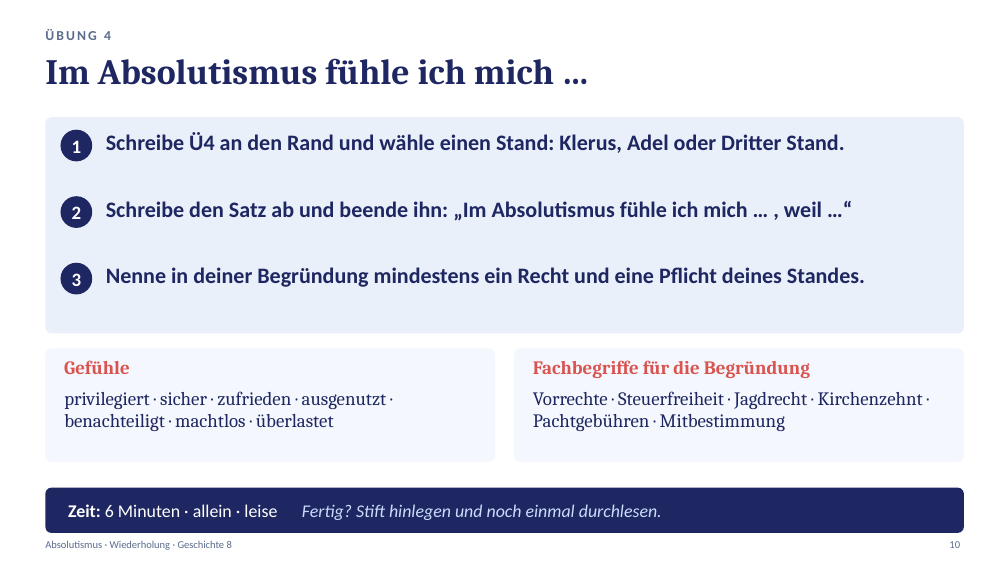
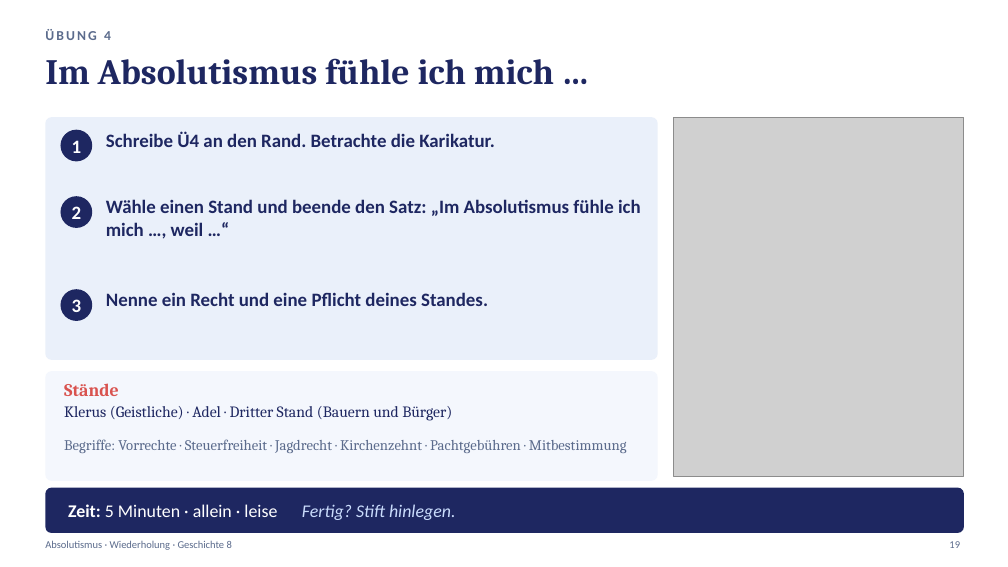
Before and after one commit to golzkonstantin-gif/Schule, a slide deck: slide 19 of Geschichte_8/Absolutismus_Wiederholung/Praesentation_Absolutismus_Wiederholung.pptx (slide 10 before the commit). Drawn at 1008x567 pixels with LibreOffice and Linux fonts; fonts in the diff are those of the drawing; grey boxes stand for pictures. Boxes give left, top, right and bottom in pixels: in the first picture for what was removed or moved away, otherwise in the second. Text is boxed around its words. In the diff, an @@ line names an element or a change of style, - is before the commit and + after.

```diff
--- a/Geschichte_8/Absolutismus_Wiederholung/Praesentation_Absolutismus_Wiederholung.pptx
+++ b/Geschichte_8/Absolutismus_Wiederholung/Praesentation_Absolutismus_Wiederholung.pptx
@@ rounded rectangle: place and size @@
-rounded rectangle at (45,117,964,333)
+rounded rectangle at (45,117,658,360)
@@ rounded rectangle at (45,117,658,360): proportions changed @@
@@ picture added at (674,117,964,476) @@
@@ text at (106,131,495,147): text changed; size 21 to 18 pt @@
-Schreibe Ü4 an den Rand und wähle einen Stand: Klerus, Adel oder Dritter Stand.
+Schreibe Ü4 an den Rand. Betrachte die Karikatur.
@@ text at (106,199,641,236): text changed; size 21 to 18 pt @@
-Schreibe den Satz ab und beende ihn: „Im Absolutismus fühle ich mich … , weil …“
+Wähle einen Stand und beende den Satz: „Im Absolutismus fühle ich mich …, weil …“
@@ text "3": place and size @@
-text "3" at (72,273,82,286)
+text "3" at (72,299,82,312)
@@ ellipse: place and size @@
-ellipse at (60,263,92,295)
+ellipse at (60,290,92,321)
@@ text at (106,292,488,306): text changed; size 21 to 18 pt @@
-Nenne in deiner Begründung mindestens ein Recht und eine Pflicht deines Standes.
+Nenne ein Recht und eine Pflicht deines Standes.
@@ rounded rectangle removed at (514,349,964,462) @@
@@ rounded rectangle at (45,371,658,481): proportions changed @@
@@ rounded rectangle: place and size @@
-rounded rectangle at (45,349,495,462)
+rounded rectangle at (45,371,658,481)
@@ text at (64,383,119,396): text changed; size 18 to 17 pt; text colour #1E2761 to #D9534F; bold on @@
-privilegiert · sicher · zufrieden · ausgenutzt · benachteiligt · machtlos · überlastet
+Stände
@@ text removed at (64,360,129,374) @@
-Gefühle
@@ text removed at (533,360,810,378) @@
-Fachbegriffe für die Begründung
@@ text added at (64,406,452,421), 15 pt, text #1E2761 @@
+Klerus (Geistliche) · Adel · Dritter Stand (Bauern und Bürger)
@@ text at (64,439,627,453): text changed; size 18 to 14 pt; text colour #1E2761 to #5B6B8C @@
-Vorrechte · Steuerfreiheit · Jagdrecht · Kirchenzehnt · Pachtgebühren · Mitbestimmung
+Begriffe: Vorrechte · Steuerfreiheit · Jagdrecht · Kirchenzehnt · Pachtgebühren · Mitbestimmung
@@ text at (68,504,455,520): text changed; text colour #CADCFC to #FFFFFF; italic off @@
-Zeit: 6 Minuten · allein · leise Fertig? Stift hinlegen und noch einmal durchlesen.
+Zeit: 5 Minuten · allein · leise Fertig? Stift hinlegen.
```
Also in this commit, not shown: 9 other slides changed, 9 slides added, 8 other files.
